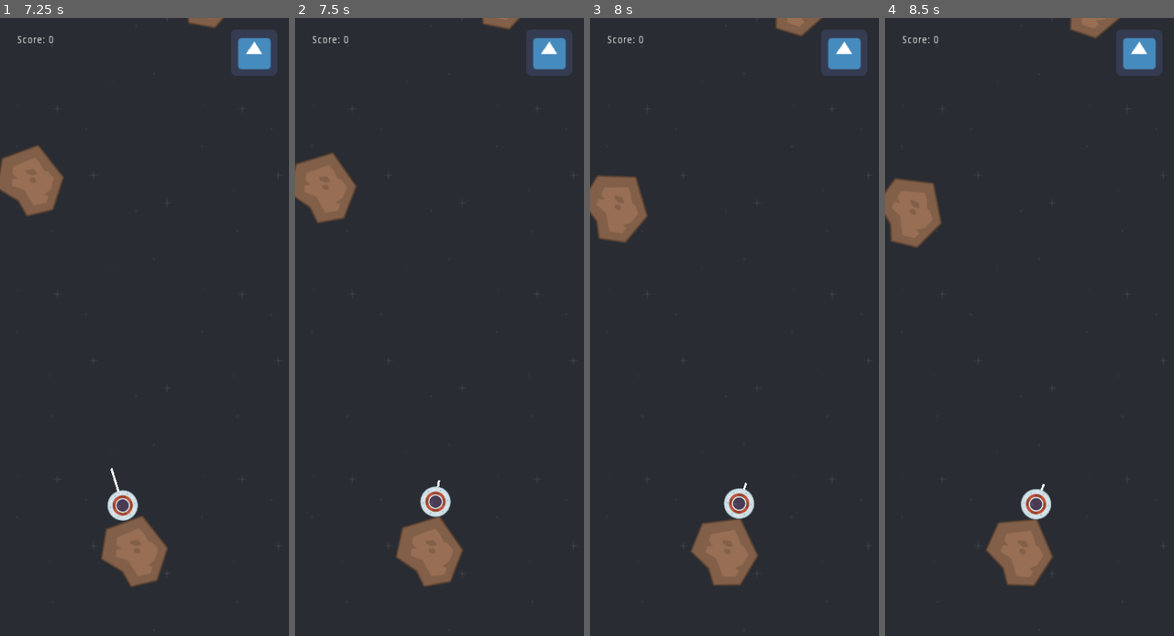
Above: before the commit, frames 1-4 (left to right).
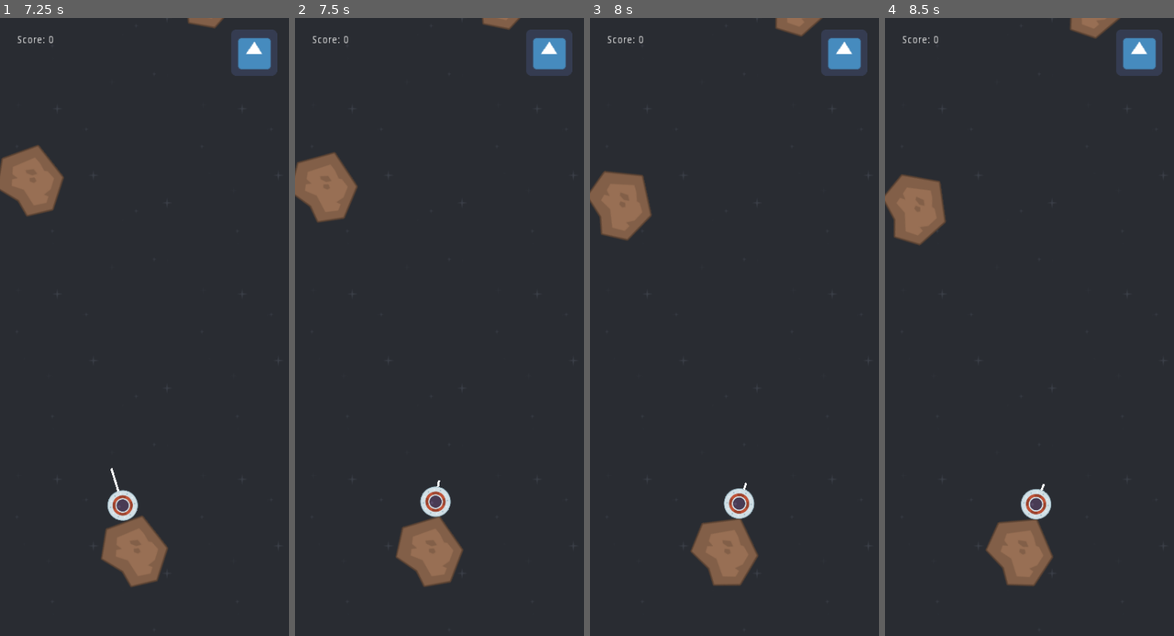
Above: after the commit, the same moments.

Repository: brendankhoury/To-the-moon-and-hack
Game: Godot game, scene res://Src/Main.tscn
The game is run twice, just before and just after one commit, with the same random seed, the same clock (stepped at 60 frames per second) and the same inputs. The engine's default icon, where the game draws it, is replaced by a stand-in: a white triangle on a blue panel in a dark square.
Inputs (mouse positions are in pixels of both pictures, inside the frame that each line leads up to):
- Up to frame 1 (7.25 s): click (254, 55) at 0.5 s; click (254, 55) at 1.25 s; click (254, 55) at 2 s; tap Enter at 2.75, 5.75 s; move the mouse to (208, 296) at 2.77 s; hold Space (tap) 2.78-3.53 s; move the mouse to (86, 357) at 3.52 s; tap Space (tap) at 3.6, 4.25, 5.1, 6.6 s; move the mouse to (173, 191) at 4.27 s; hold Space (tap) 4.28-5.03 s; move the mouse to (130, 450) at 5.02 s; move the mouse to (231, 419) at 5.77 s; hold Space (tap) 5.78-6.53 s; move the mouse to (57, 234) at 6.52 s
- Up to frame 2 (7.5 s): tap Space (tap) at 7.25 s; move the mouse to (453, 327) at 7.27 s; hold Space (tap) from 7.28 s (still down)
- Up to frame 3 (8 s): keep holding Space (tap)
- Up to frame 4 (8.5 s): move the mouse to (986, 172) at 8.02 s; release Space (tap) at 8.03 s; tap Space (tap) at 8.1 s

Frame 1 is identical in both runs. In frame 2, 0.1% of the frame differs, in the area x 0-22%, y 21-34%; in frame 3, 0.5%, in the area x 0-22%, y 24-37%; in frame 4, 0.5%.

Commit message:
Asteroids now despawn outside the screen

Diff:
--- a/Src/Actors/Asteroid.gd
+++ b/Src/Actors/Asteroid.gd
@@ -26,3 +26,9 @@
 
 func i_do_nothing():
 	pass
+
+
+func _on_Death_Box_area_entered(area: Area2D) -> void:
+	queue_free()
+	print("Asteroid died")
+	pass # Replace with function body.
--- a/Src/Actors/Asteroid.tscn
+++ b/Src/Actors/Asteroid.tscn
@@ -22,7 +22,9 @@
 polygon = PoolVector2Array( -33.75, -42.25, 23.25, -41.75, 51, -1.25, 37, 27, 30.75, 29, 7, 33.75, -24.75, 39.5, -50.75, 11.5 )
 
 [node name="Death Box" type="Area2D" parent="."]
+collision_layer = 0
 collision_mask = 8
 
 [node name="CollisionShape2D" type="CollisionShape2D" parent="Death Box"]
 shape = SubResource( 1 )
+[connection signal="area_entered" from="Death Box" to="." method="_on_Death_Box_area_entered"]
--- a/Src/Main.tscn
+++ b/Src/Main.tscn
@@ -50,10 +50,10 @@
 
 [sub_resource type="SegmentShape2D" id=4]
 a = Vector2( 88, -248 )
-b = Vector2( 96, 680 )
+b = Vector2( 88, 816 )
 
 [sub_resource type="RectangleShape2D" id=5]
-extents = Vector2( 544, 144 )
+extents = Vector2( 544, 88.0581 )
 
 [node name="Node2D" type="Node2D"]
 position = Vector2( 161.635, 419.801 )
@@ -120,11 +120,11 @@
 collision_mask = 0
 
 [node name="CollisionShape2D" type="CollisionShape2D" parent="Walls"]
-position = Vector2( -265.635, -243.801 )
+position = Vector2( -257.635, -243.801 )
 shape = SubResource( 4 )
 
 [node name="CollisionShape2D2" type="CollisionShape2D" parent="Walls"]
-position = Vector2( 150.365, -243.801 )
+position = Vector2( 158.365, -243.801 )
 shape = SubResource( 4 )
 
 [node name="CanvasModulate" type="CanvasModulate" parent="."]
@@ -133,9 +133,11 @@
 wait_time = 0.01
 
 [node name="Diebox" type="Area2D" parent="."]
+collision_layer = 8
+collision_mask = 0
 
 [node name="CollisionShape2D" type="CollisionShape2D" parent="Diebox"]
-position = Vector2( 28.6832, 657.221 )
+position = Vector2( 30.365, 676.199 )
 shape = SubResource( 5 )
 [connection signal="button_down" from="Node2D/TextureButton" to="Node2D/TextureButton" method="_on_TextureButton_button_down"]
 [connection signal="button_up" from="Node2D/TextureButton" to="Node2D/TextureButton" method="_on_TextureButton_button_up"]
